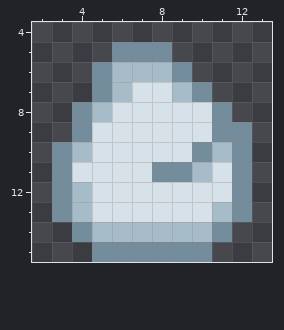
Pixel-art file: Assets/Sprites/Ores/Iron/Iron Ore.aseprite. Above: the version before the commit.
16x16 pixels, 1 frame. Shown: x 2..13, y 4..15. The old version is drawn lined up with the new one.
And afterwards:
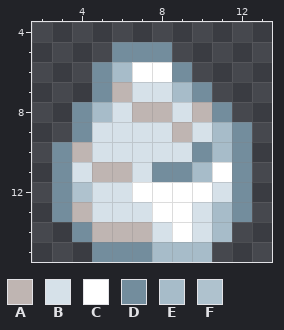
Palette (. is transparent): A #bfb5b2  B #d6e1e9  C #ffffff  D #738d9d  E #a7bcc9  F #afc2ce
The exact change:
{"change": "whole drawing moved by +0,+2 (the old picture is shown already moved)"}
{"y":6,"x":7,"old":"EE","new":"CC"}
{"y":7,"x":6,"old":"E","new":"A"}
{"y":8,"x":7,"old":"BB","new":"AA"}
{"y":8,"x":10,"old":"B","new":"A"}
{"y":9,"x":9,"old":"B","new":"A"}
{"y":9,"x":11,"old":"D","new":"E"}
{"y":10,"x":4,"old":"E","new":"A"}
{"y":11,"x":5,"old":"BB","new":"AA"}
{"y":11,"x":11,"old":"B","new":"C"}
{"y":12,"x":4,"old":"E","new":"F"}
{"y":12,"x":7,"old":"BBBB","new":"CCCC"}
{"y":13,"x":4,"old":"E","new":"A"}
{"y":13,"x":8,"old":"BB","new":"CC"}
{"y":14,"x":5,"old":"EEEEEED","new":"AAABCBE"}
{"y":15,"x":8,"old":"DDD","new":"EEE"}
